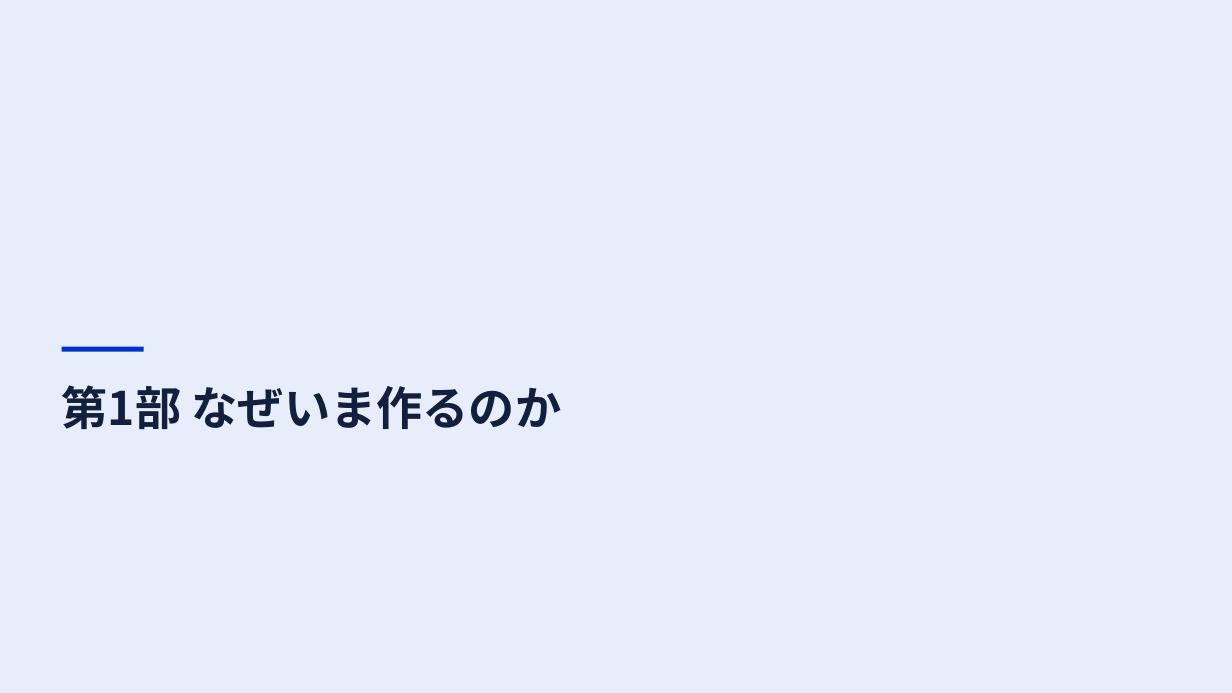
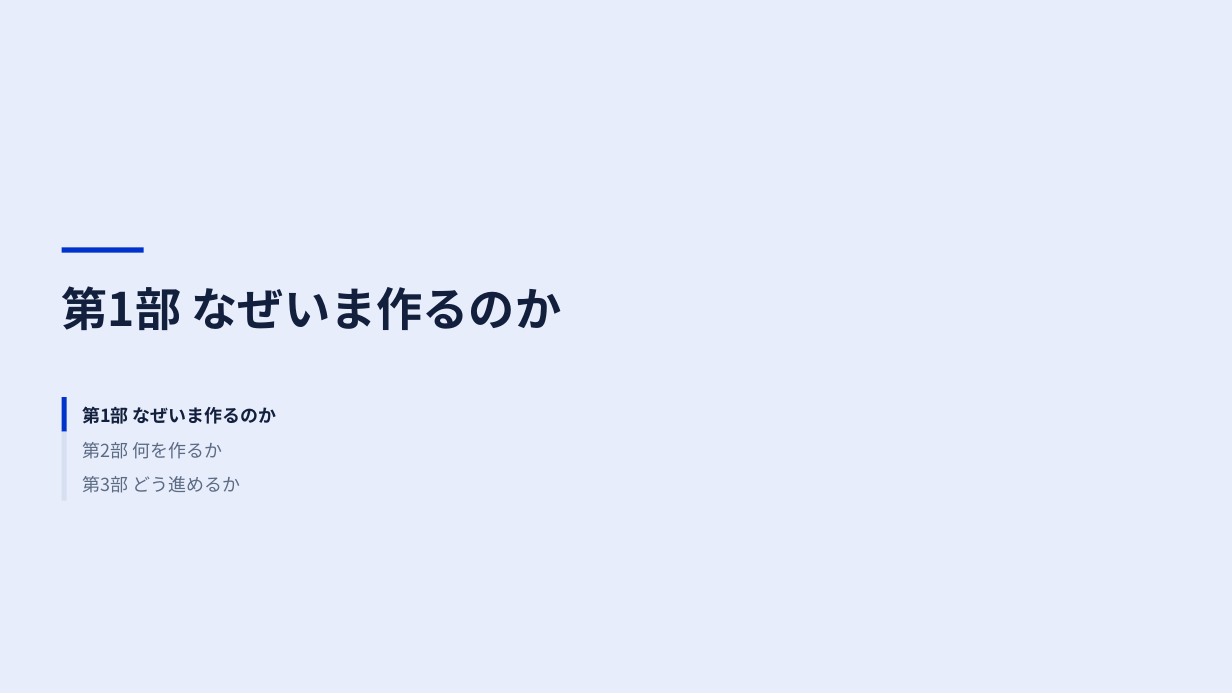
Before and after one commit to tjst-t/boxloom, a slide deck: slide 3 of boxloom/out/subsystems_showcase_light.pptx. Drawn at 1232x693 pixels with LibreOffice and Linux fonts; fonts in the diff are those of the drawing. Boxes give left, top, right and bottom in pixels: in the first picture for what was removed or moved away, otherwise in the second. Text is boxed around its words. In the diff, an @@ line names an element or a change of style, - is before the commit and + after.

```diff
--- a/boxloom/out/subsystems_showcase_light.pptx
+++ b/boxloom/out/subsystems_showcase_light.pptx
@@ rectangle: place and size @@
-rectangle at (62, 347, 144, 352)
+rectangle at (62, 248, 144, 253)
@@ title "第1部 なぜいま作るのか": place and size @@
-title "第1部 なぜいま作るのか" at (62, 385, 562, 429)
+title "第1部 なぜいま作るのか" at (62, 286, 562, 330)
@@ rectangle added at (62, 397, 67, 432), fill #0033CC @@
@@ text added at (82, 406, 277, 424), 14 pt, text #12203D, bold @@
+第1部 なぜいま作るのか
@@ rectangle added at (62, 432, 67, 466), fill #D7E0F2 @@
@@ text added at (82, 442, 222, 459), 14 pt, text #5C6B85 @@
+第2部 何を作るか
@@ rectangle added at (62, 466, 67, 500), fill #D7E0F2 @@
@@ text added at (82, 476, 240, 493), 14 pt, text #5C6B85 @@
+第3部 どう進めるか
```
Also in this commit, not shown: 2 other slides changed, 12 other files.
